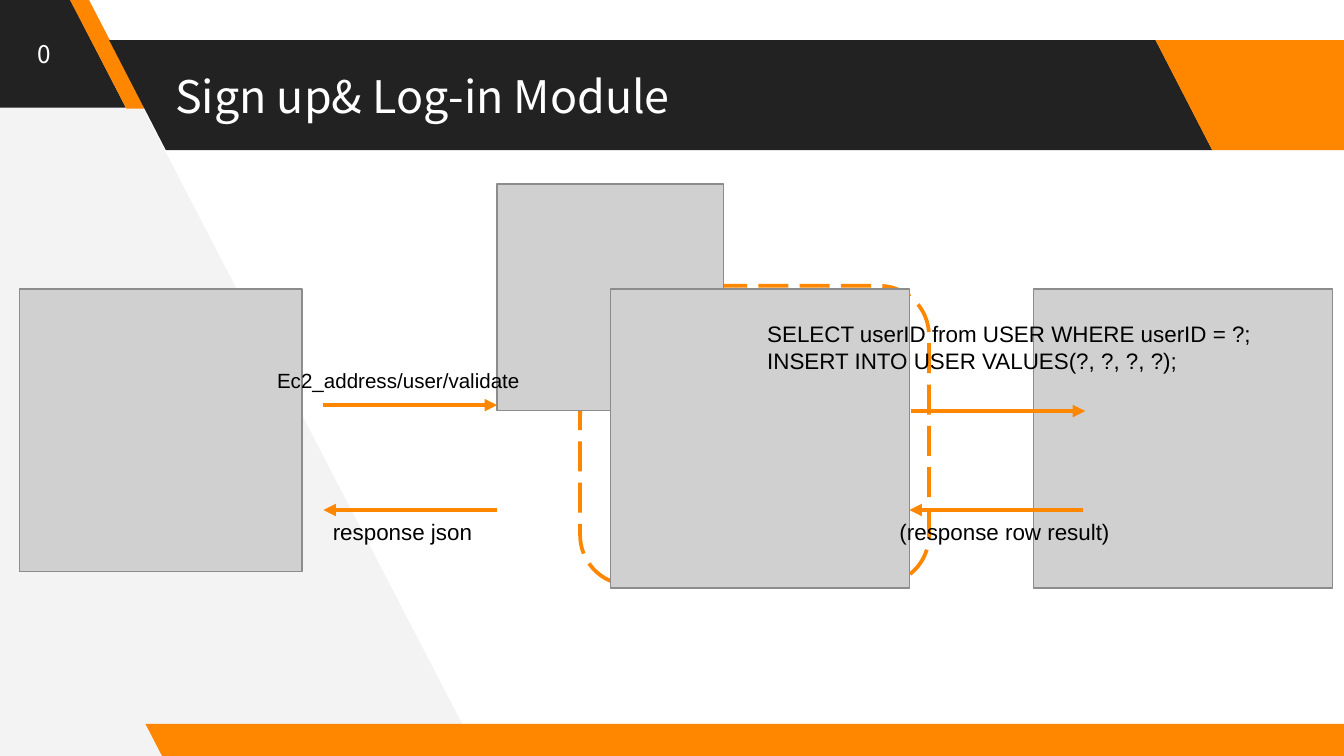
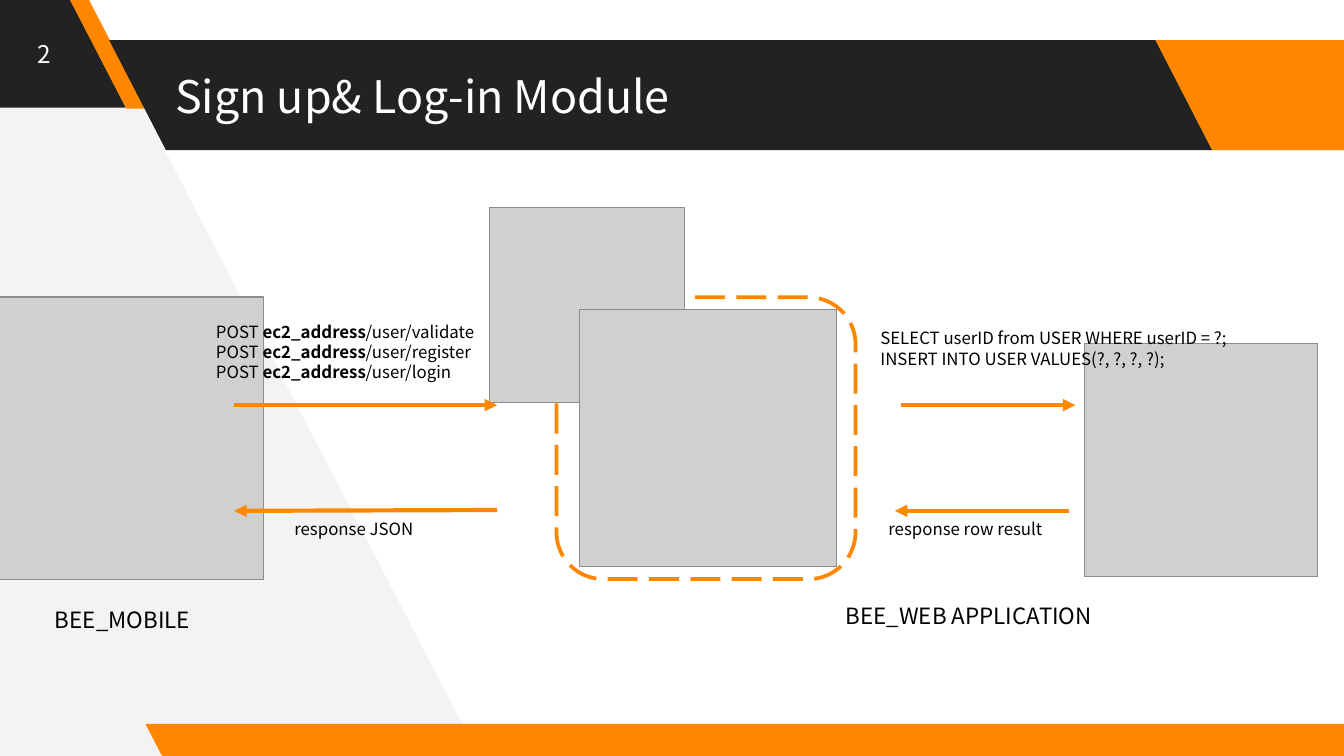
Before and after one commit to Huffon/2019_Capstone_bee, a slide deck: slide 11 of docs/5_Interim Presentation.pptx. Drawn at 1344x756 pixels with LibreOffice and Linux fonts; fonts in the diff are those of the drawing; grey boxes stand for pictures. Boxes give left, top, right and bottom in pixels: in the first picture for what was removed or moved away, otherwise in the second. Text is boxed around its words. In the diff, an @@ line names an element or a change of style, - is before the commit and + after.

```diff
--- a/docs/5_Interim Presentation.pptx
+++ b/docs/5_Interim Presentation.pptx
@@ text at box(37, 45, 50, 63): text changed @@
-0
+2
@@ picture: place and size @@
-picture at box(497, 184, 724, 411)
+picture at box(489, 208, 684, 403)
@@ picture: place and size @@
-picture at box(19, 289, 301, 571)
+picture at box(0, 297, 263, 579)
@@ rounded rectangle: place and size @@
-rounded rectangle at box(581, 286, 930, 585)
+rounded rectangle at box(556, 297, 855, 579)
@@ text at box(216, 321, 474, 383): text changed; size 11 to 9 pt; font Arial to Noto Sans CJK KR @@
-Ec2_address/user/validate
+POST ec2_address/user/validate
+POST ec2_address/user/register
+POST ec2_address/user/login
@@ picture: place and size @@
-picture at box(610, 289, 909, 587)
+picture at box(579, 309, 836, 566)
@@ text "SELECT userID from USER WHERE ...": place and size @@
-text "SELECT userID from USER WHERE ..." at box(767, 325, 1207, 374)
+text "SELECT userID from USER WHERE ..." at box(880, 327, 1197, 370)
@@ text "SELECT userID from USER WHERE ..." at box(880, 327, 1197, 370): size 12 to 9 pt, font Arial to Noto Sans CJK KR @@
@@ picture: place and size @@
-picture at box(1034, 289, 1332, 587)
+picture at box(1085, 344, 1318, 578)
@@ arrow moved from (323, 405) - (497, 405) to (234, 405) - (497, 405) @@
@@ arrow moved from (911, 411) - (1086, 411) to (902, 405) - (1075, 405) @@
@@ arrow moved from (497, 509) - (324, 509) to (497, 509) - (234, 511) @@
@@ text at box(294, 522, 414, 539): text changed; size 12 to 9 pt; font Arial to Noto Sans CJK KR @@
-response json
+response JSON
@@ text at box(888, 521, 1042, 539): text changed; size 12 to 9 pt; font Arial to Noto Sans CJK KR @@
-(response row result)
+response row result
@@ arrow moved from (1083, 509) - (910, 509) to (1068, 511) - (895, 511) @@
@@ text added at box(55, 611, 190, 631), 12 pt, text #000000 @@
+BEE_MOBILE
@@ text added at box(846, 607, 1092, 627), 12 pt, text #000000 @@
+BEE_WEB APPLICATION
```
Also in this commit, not shown: 12 other slides changed, 4 slides removed, 3 other files.
